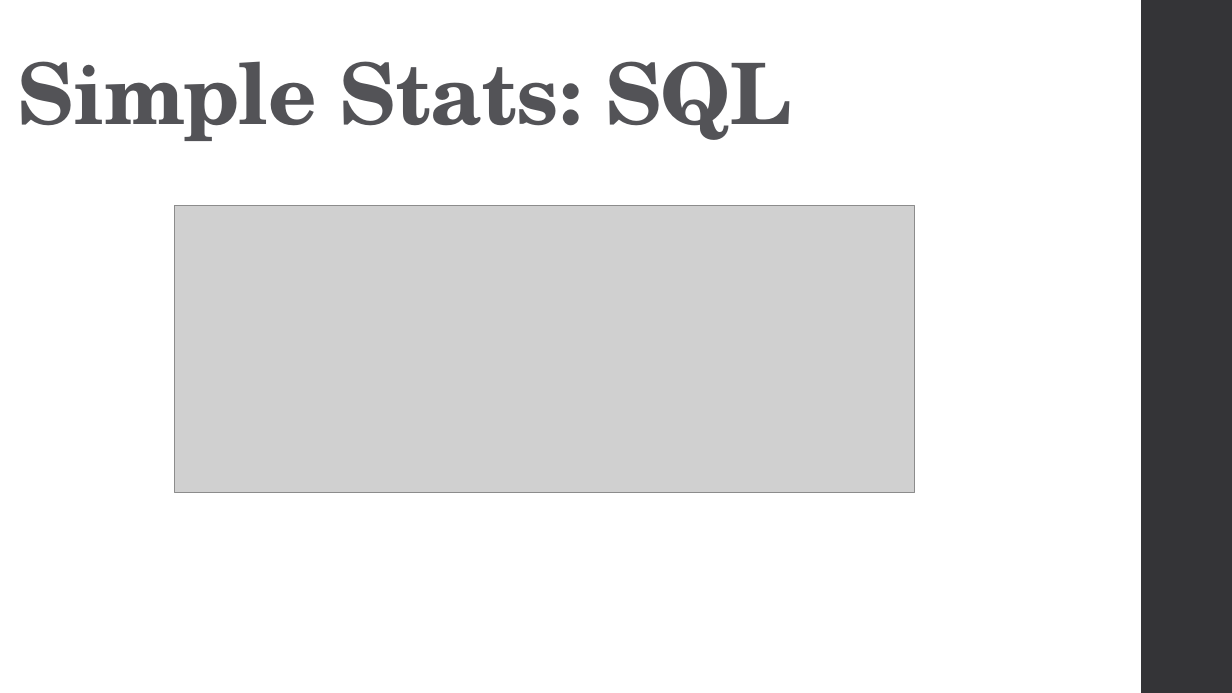
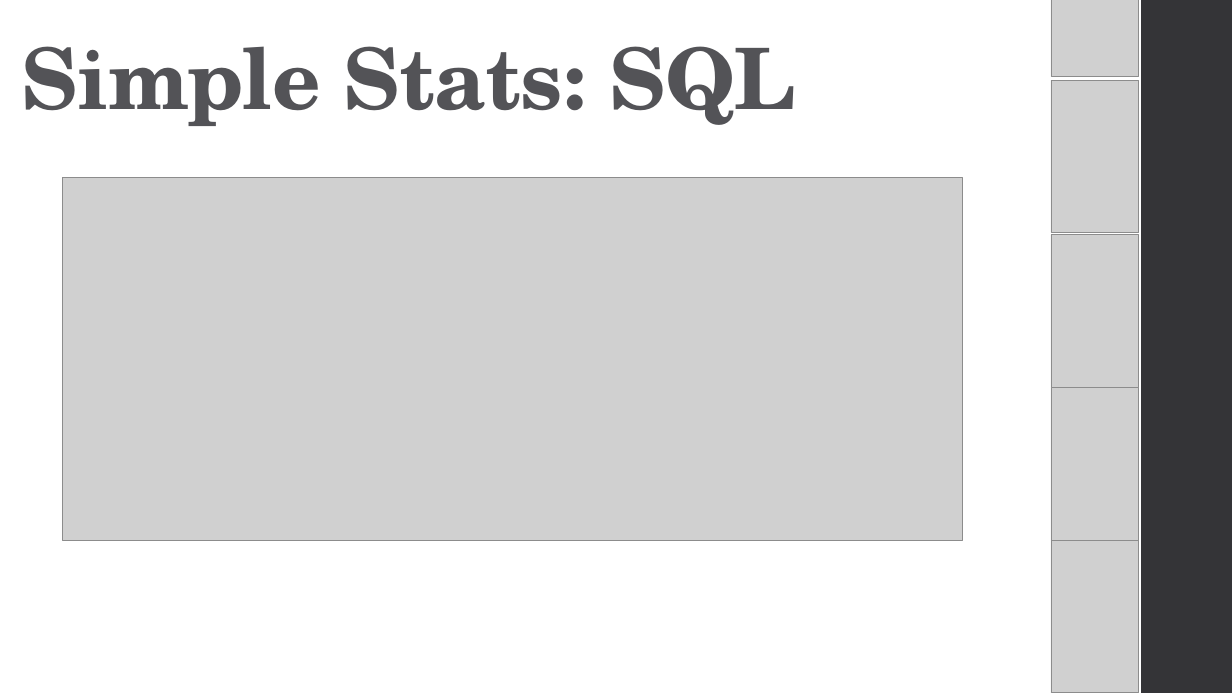
Before and after one commit to CaitieM20/DotNetConf, a slide deck: slide 20 of Patterns & Best Practices For Moving From RDBMS to Azure Storage.pptx (slide 18 before the commit). Drawn at 1232x693 pixels with LibreOffice and Linux fonts; fonts in the diff are those of the drawing; grey boxes stand for pictures. Boxes give left, top, right and bottom in pixels: in the first picture for what was removed or moved away, otherwise in the second. Text is boxed around its words. In the diff, an @@ line names an element or a change of style, - is before the commit and + after.

```diff
--- a/Patterns & Best Practices For Moving From RDBMS to Azure Storage.pptx
+++ b/Patterns & Best Practices For Moving From RDBMS to Azure Storage.pptx
@@ title "Simple Stats: SQL": place and size @@
-title "Simple Stats: SQL" at bbox=[18, 61, 792, 141]
+title "Simple Stats: SQL" at bbox=[22, 46, 796, 126]
@@ group added at bbox=[1051, 0, 1139, 693]: 5 pictures @@
@@ picture: place and size @@
-picture at bbox=[175, 205, 915, 492]
+picture at bbox=[62, 177, 962, 541]
```
Also in this commit, not shown: 6 other slides changed, 1 slide added.
